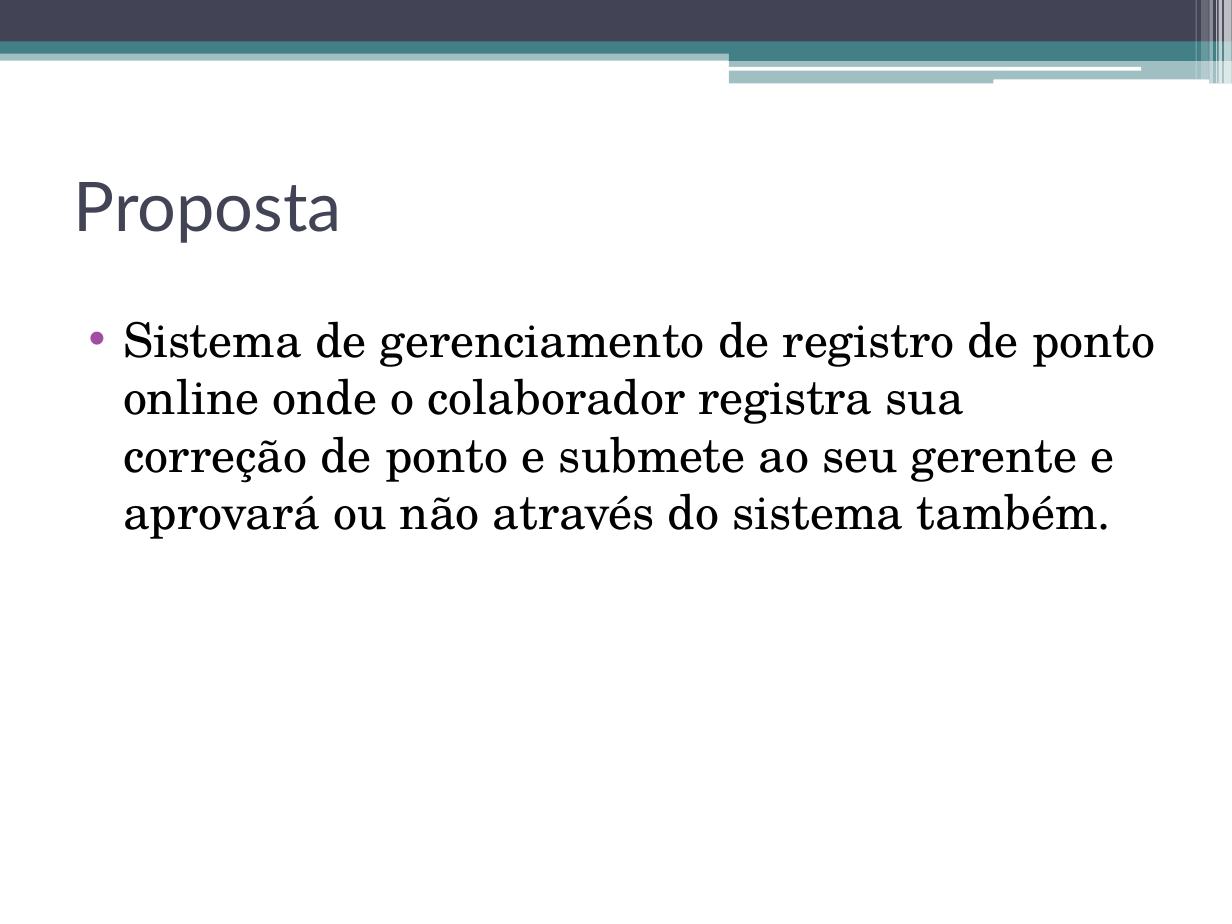
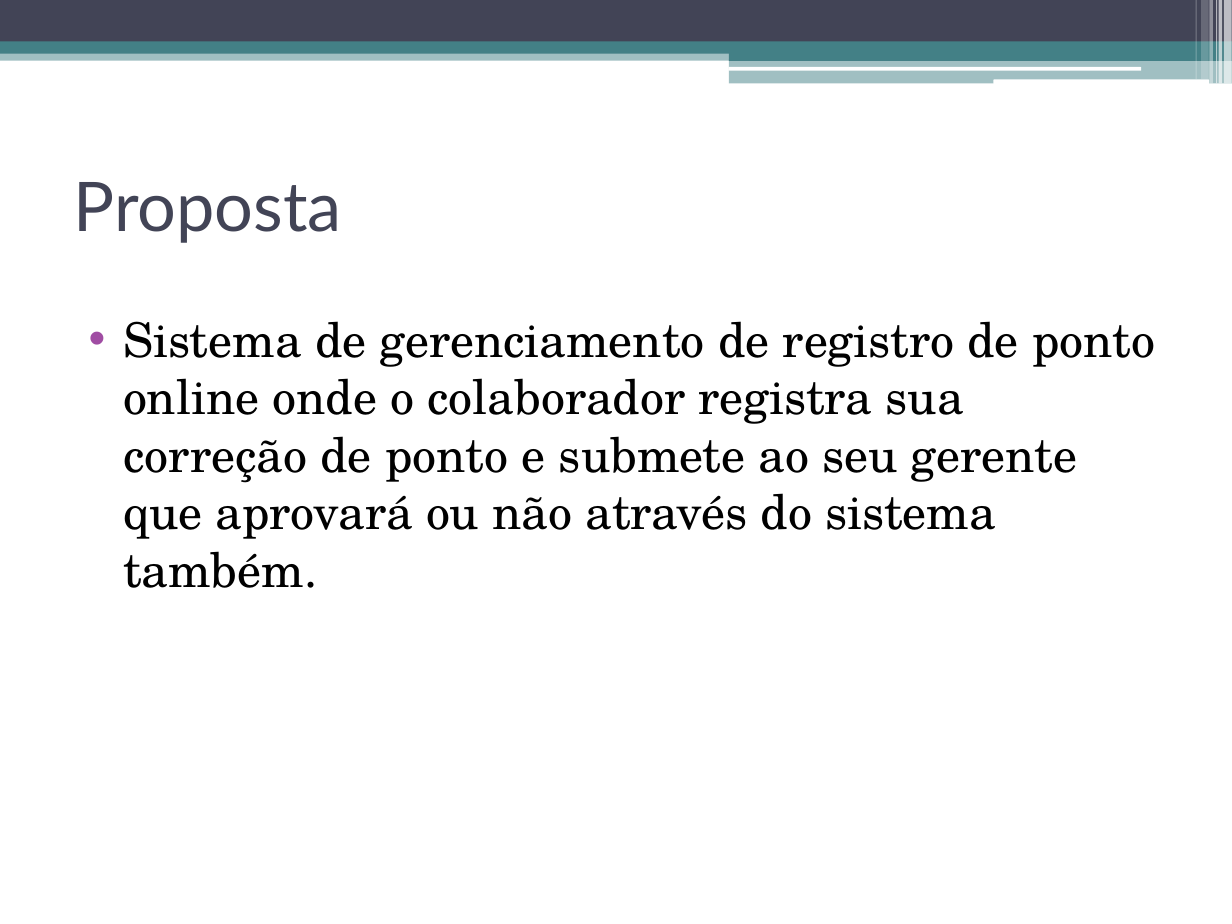
Before and after one commit to thiagofc/RubyOnRails, a slide deck: slide 4 of hours_colaborator/Hours Collaborator.pptx. Drawn at 1232x924 pixels with LibreOffice and Linux fonts; fonts in the diff are those of the drawing. Boxes give left, top, right and bottom in pixels: in the first picture for what was removed or moved away, otherwise in the second. Text is boxed around its words. In the diff, an @@ line names an element or a change of style, - is before the commit and + after.

Commit message:
slides

```diff
--- a/hours_colaborator/Hours Collaborator.pptx
+++ b/hours_colaborator/Hours Collaborator.pptx
@@ text at (123, 321, 1155, 588): text changed @@
-• Sistema de gerenciamento de registro de ponto online onde o colaborador registra sua correção de ponto e submete ao seu gerente e aprovará ou não através do sistema também.
+• Sistema de gerenciamento de registro de ponto online onde o colaborador registra sua correção de ponto e submete ao seu gerente que aprovará ou não através do sistema também.
```
